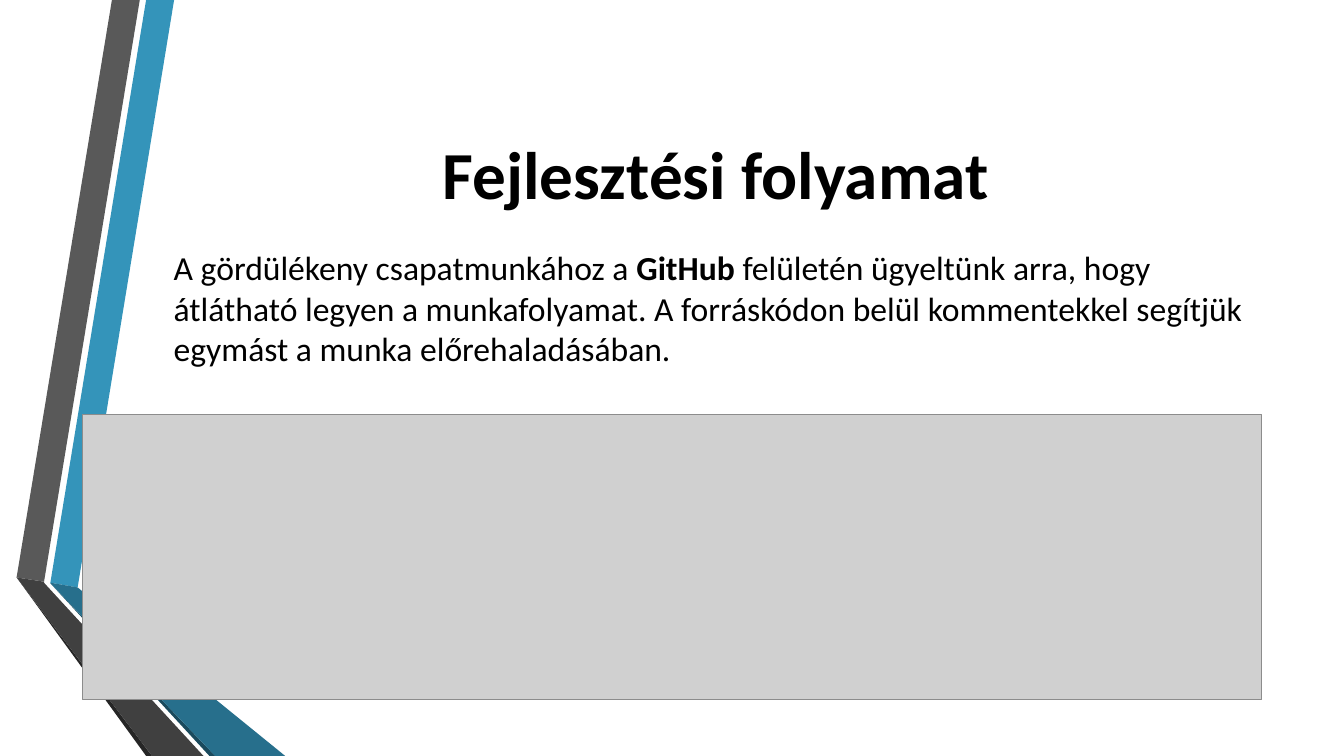
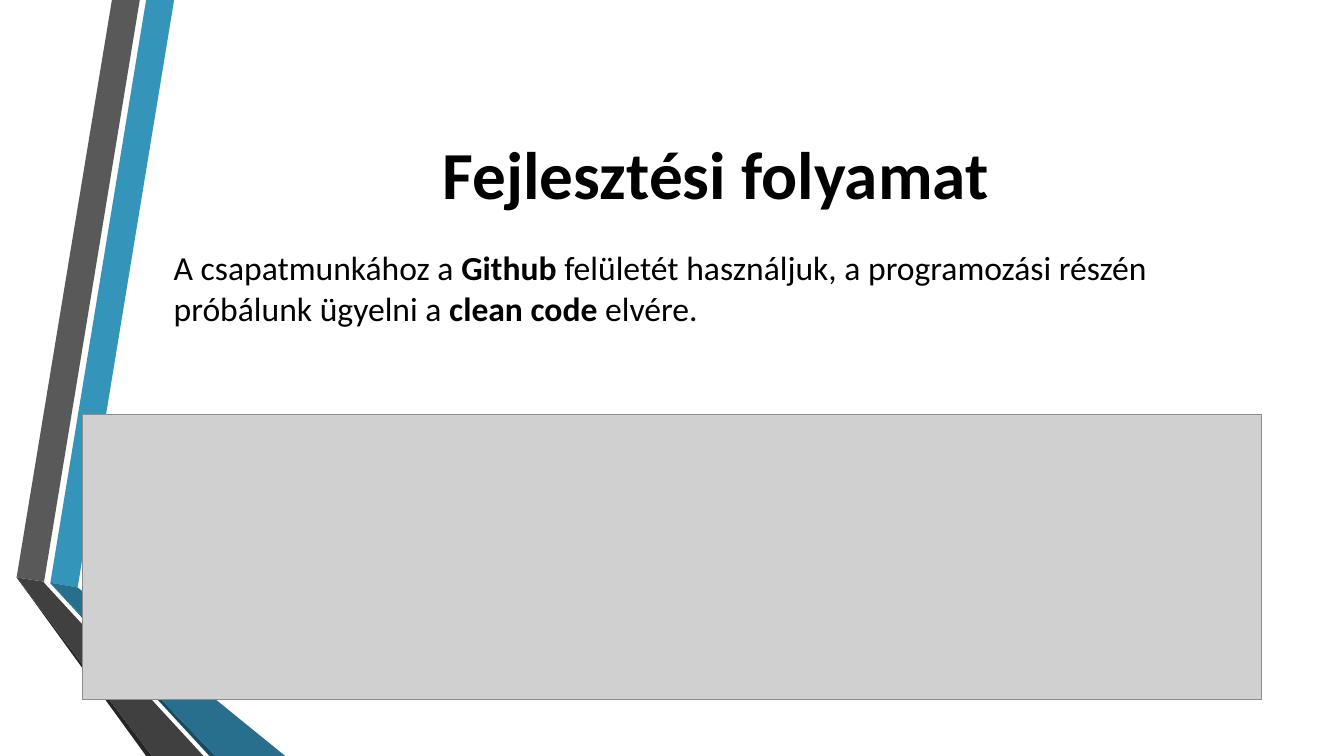
Before and after one commit to yAn2049/Aliasly-Password-Manager, a slide deck: slide 5 of Documents/Aliasly bemutató.pptx. Drawn at 1344x756 pixels with LibreOffice and Linux fonts; fonts in the diff are those of the drawing; grey boxes stand for pictures; background and template pictures are left out. Boxes give left, top, right and bottom in pixels: in the first picture for what was removed or moved away, otherwise in the second. Text is boxed around its words. In the diff, an @@ line names an element or a change of style, - is before the commit and + after.

Commit message:
PPT

```diff
--- a/Documents/Aliasly bemutató.pptx
+++ b/Documents/Aliasly bemutató.pptx
@@ text at (x1=174, y1=256, x2=1147, y2=327): text changed @@
-A gördülékeny csapatmunkához a GitHub felületén ügyeltünk arra, hogy átlátható legyen a munkafolyamat. A forráskódon belül kommentekkel segítjük egymást a munka előrehaladásában.
+A csapatmunkához a Github felületét használjuk, a programozási részén próbálunk ügyelni a clean code elvére.
```
Also in this commit, not shown: 2 other slides changed, 2 slides added.
